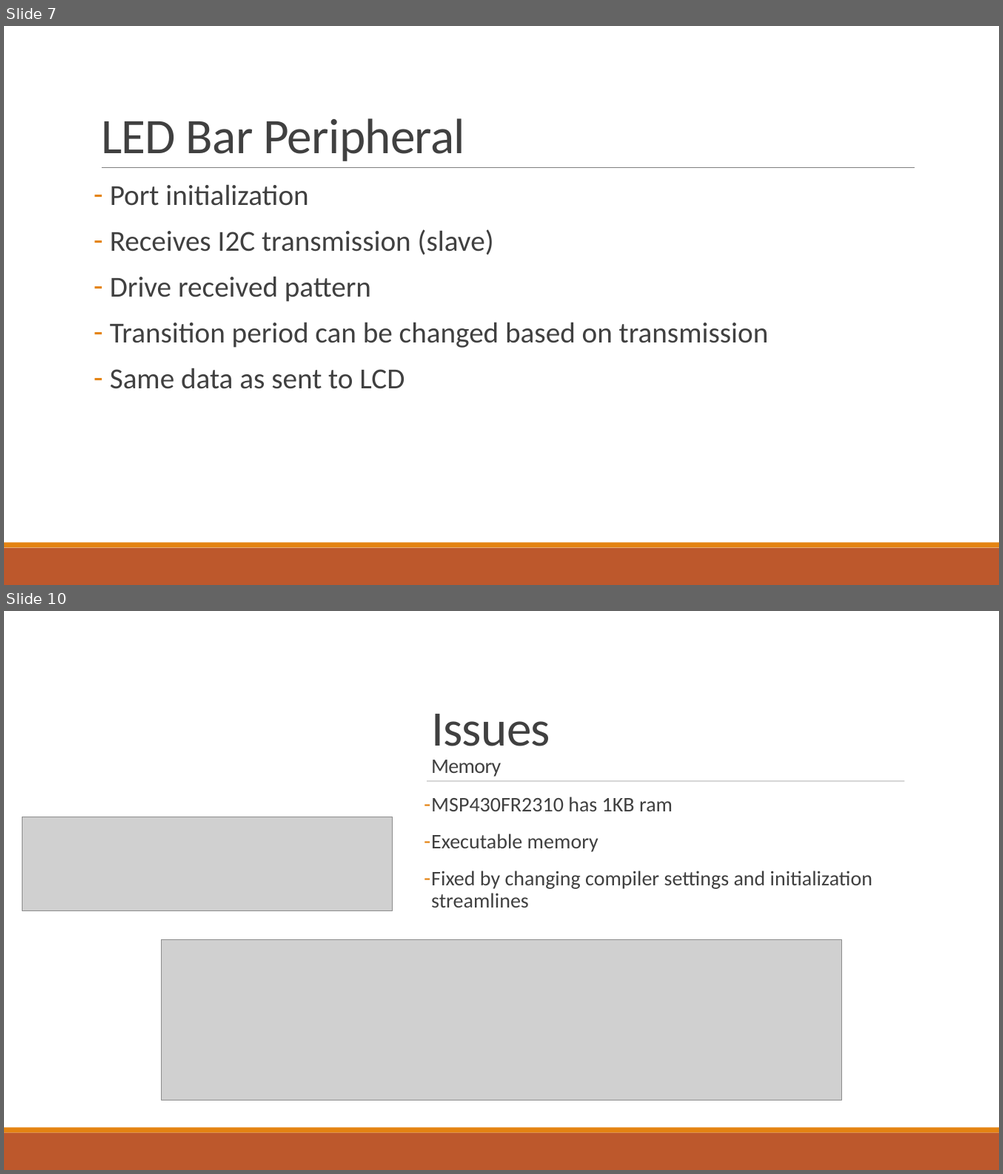
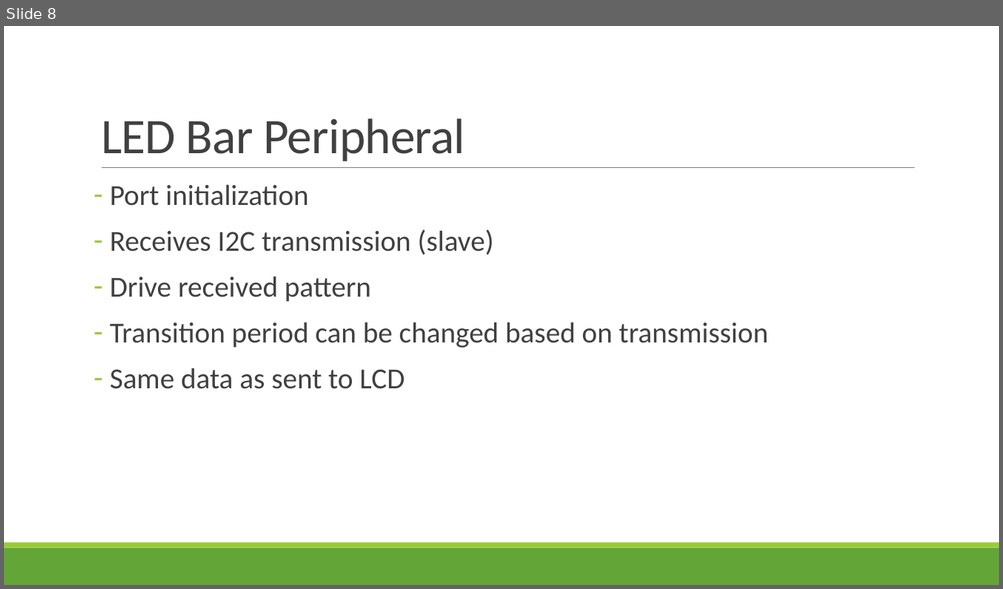
Before and after one commit to msu-eele-465/project5-aaron-beau, a slide deck: docs/assets/project5-presentation.pptx. Shown one above the other, each under a label of ours: slides 7 and 10 before the commit, slide 8 after it; the slides between them are not shown. The pictures are 1003x1174 and 1003x589 pixels, drawn with LibreOffice and Linux fonts; fonts in the diff are those of the drawing; grey boxes stand for pictures. Boxes give left, top, right and bottom in pixels: in the first picture for what was removed or moved away, otherwise in the second. Text is boxed around its words. In the diff, an @@ line names an element or a change of style, - is before the commit and + after.

```diff
--- a/docs/assets/project5-presentation.pptx
+++ b/docs/assets/project5-presentation.pptx
@@ slide 10 removed at <box>4,611,999,1170</box>, background #FFFFFF @@
@@ rectangle removed at <box>4,611,999,1128</box> @@
@@ title removed at <box>431,714,550,777</box> @@
-Issues
-Memory
@@ line removed from (427, 781) to (905, 781) @@
@@ text removed at <box>431,797,872,908</box> @@
-– MSP430FR2310 has 1KB ram
-– Executable memory
-– Fixed by changing compiler settings and initialization streamlines
@@ picture removed at <box>22,817,392,911</box> @@
@@ picture removed at <box>162,940,841,1100</box> @@
@@ rectangle removed at <box>4,1128,999,1133</box> @@
@@ rectangle removed at <box>4,1133,999,1170</box> @@
@@ what was slide 7 is now slide 8 @@
@@ slide 8 changed as well @@
@@ text "Port initialization" at <box>110,184,768,389</box>: bullet colour #E48312 to #99CB38 @@
@@ rectangle at <box>4,548,999,585</box>: fill #BD582C to #63A537 @@
@@ rectangle at <box>4,543,999,548</box>: fill #E48312 to #99CB38 @@
```
Also in this commit, not shown: 5 other slides changed, 4 slides added, 4 other slides removed.
